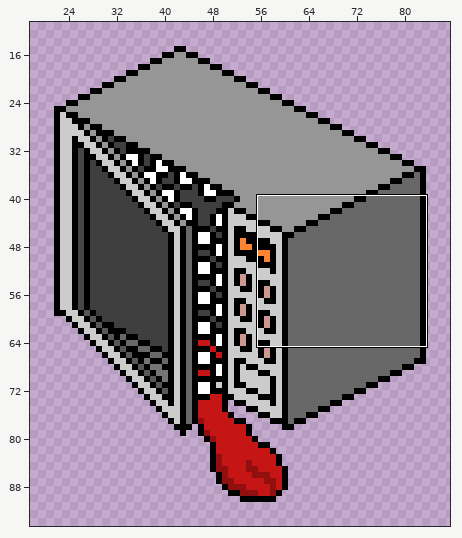
Sprite sheet: images/big/microwave_mimic.png. Above: a wide view before the commit, with the close-up outlined.
Close-up. First the earlier version:
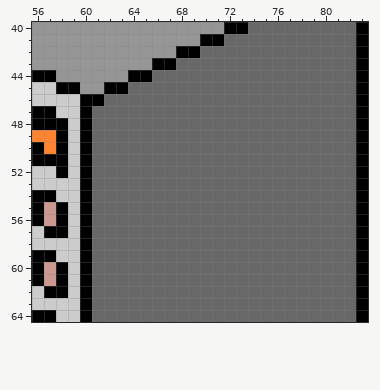
The file is 100x100 pixels. Colours within 5 levels of each other are drawn and written as one. Shown: x 56..83, y 40..64. The wide view leaves out empty margins.
New version:
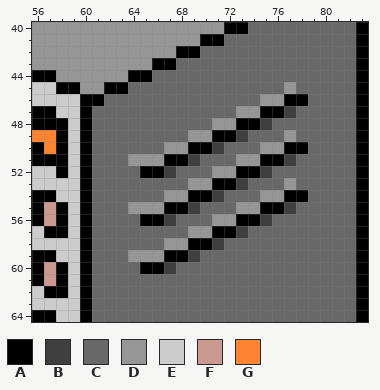
Palette (. is transparent): A #000000  B #3f3f3f  C #686868  D #969696  E #cccccc  F #cc9990  G #ff8432
The exact change:
y 45: x 77 C -> D
y 46: x 75..78 CCCC -> DDAA
y 47: x 73..77 CCCCC -> DDAAB
y 48: x 71..75 CCCCC -> DDAAB
y 49: x 69..73 CCCCC -> DDAAB; x 77 C -> D
y 50: x 67..71 CCCCC -> DDAAB; x 75..78 CCCC -> DDAA
y 51: x 64..69 CCCCCC -> DDDAAB; x 73..77 CCCCC -> DDAAB
y 52: x 65..67 CCC -> AAB; x 71..75 CCCCC -> DDAAB
y 53: x 69..73 CCCCC -> DDAAB; x 77 C -> D
y 54: x 67..71 CCCCC -> DDAAB; x 75..78 CCCC -> DDAA
y 55: x 64..69 CCCCCC -> DDDAAB; x 73..77 CCCCC -> DDAAB
y 56: x 65..67 CCC -> AAB; x 71..75 CCCCC -> DDAAB
y 57: x 69..73 CCCCC -> DDAAB
y 58: x 67..71 CCCCC -> DDAAB
y 59: x 64..69 CCCCCC -> DDDAAB
y 60: x 65..67 CCC -> AAB
Pixel boxes of the changes (left, top, right, bottom) in both close-ups:
changed: (128, 82, 308, 274)
